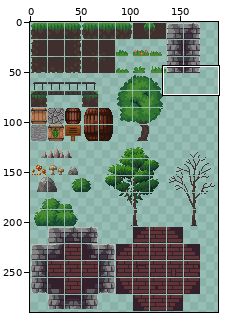
Sprite sheet, stored at android/assets/maps/tileset.png. Above, an overview of the earlier version with the close-up marked.
Close-up. Old version:
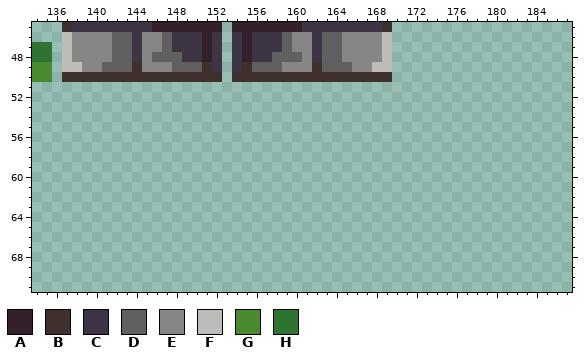
The file is 188x290 pixels. Colours within 5 levels of each other are drawn and written as one. Shown: x 134..187, y 45..71.
Palette (. is transparent): A #34202b  B #3f302d  C #3d3544  D #606060  E #868686  F #bcbcb8  G #498a31  H #2e7330
Pixels before, first column x 134:
45 ...BCCCCCCCCAAAAAAA.AAAAAAACCCCCCCCB
46 ...FEEEEDDCEEDCCCAC.CACCCDEECDDEEEEF
47 HH.FEEEEDDCEEDCCCAC.CACCCDEECDDEEEEF
48 HH.FEEEEDDCEDDDCCAC.CACCDDDECDDEEEEF
49 GG.FFEEDDDBEEEDDDBC.CBDDDEEEBDDDEEFF
50 GG.BBBBBBBBBBBBBBBB.BBBBBBBBBBBBBBBB
New version:
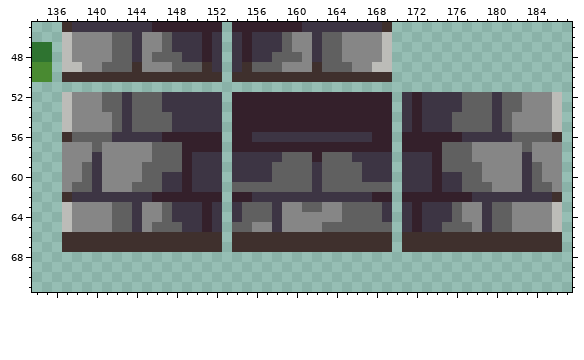
Edits made:
Changed rows in their new state; - is an unchanged pixel.
first column x 137:
52 FEEEDDCDDDCCCCCC-AAAAAAAAAAAAAAAA-CACCCCDDDCDDEEEF
53 FEEEDDCDDDCCCCCC-AAAAAAAAAAAAAAAA-CACCCCDDDCDDEEEF
54 FEEEEDCDDDDCCCCC-AAAAAAAAAAAAAAAA-CACCCDDDDCDEEEEF
55 FEEEEDCDDDDCCCCC-AAAAAAAAAAAAAAAA-CACCCDDDDCDEEEEF
56 BDDDDCCCCCAAAAAA-AACCCCCCCCCCCCAA-AAAAAACCCCCDDDDB
57 EEEDEEEEEDDDAAAA-AAAAAAAAAAAAAAAA-AAAADDDEEEEEDEEE
58 EEECEEEEEDDDACCC-CCCCCDDDADDDCCCC-CCCADDDEEEEECEEE
59 EEDCEEEEDDDDACCC-CCCCDDDDCDDDDCCC-CCCADDDDEEEECDEE
60 EEDCEEEEDDCCACCC-CCCCDDDDCDDDDCCC-CCCACCDDEEEECDEE
61 EDDCEEEDDDCCACCC-DDDDDDDDCDDDDDDD-CCCACCDDDEEECDDE
62 BCCCCCCCCAAAAAAA-AACCCCCCCCCCCCAA-AAAAAAACCCCCCCCB
63 FEEEEDDCEEDCCCAC-CDDDCEEDDEEDDDDC-CACCCDEECDDEEEEF
64 FEEEEDDCEEDCCCAC-CDDDCEEEEEEDDDDC-CACCCDEECDDEEEEF
65 FEEEEDDCEDDDCCAC-DDEECEEEEDDDDDDD-CACCDDDECDDEEEEF
66 BBBBBBBBBBBBBBBB-BBBBBBBBBBBBBBBB-BBBBBBBBBBBBBBBB
67 BBBBBBBBBBBBBBBB-BBBBBBBBBBBBBBBB-BBBBBBBBBBBBBBBB
Changed places in both close-ups, as pixel boxes (x1, y1, x2, y2):
added: (62, 92, 562, 252)
